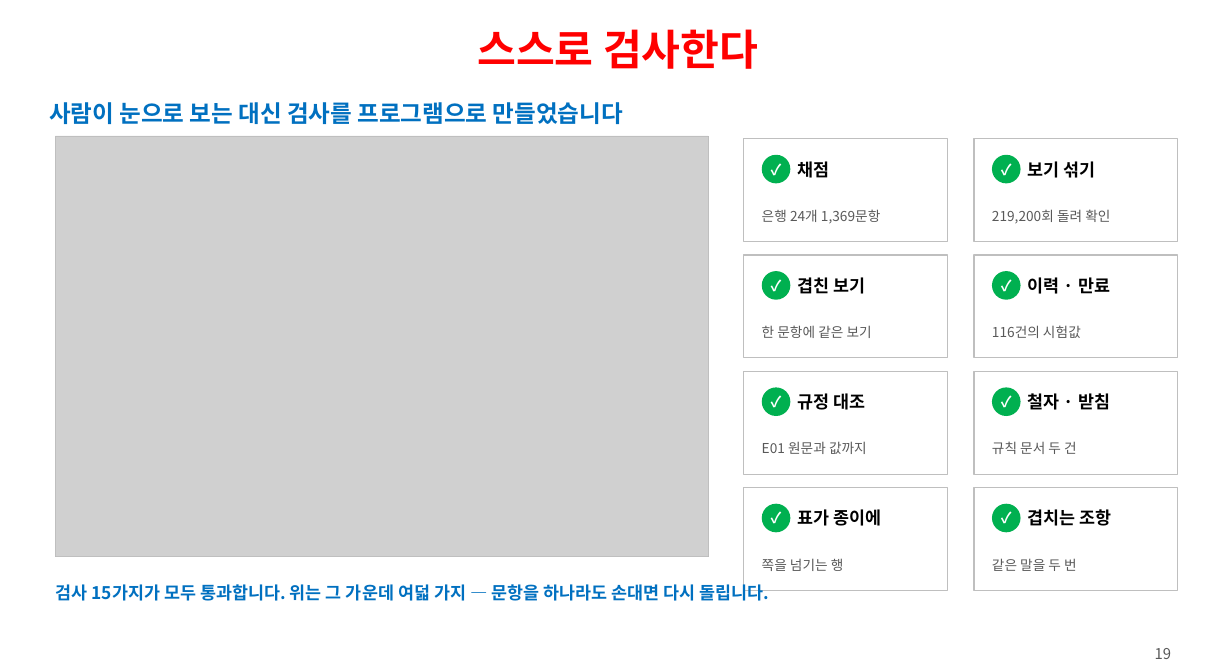
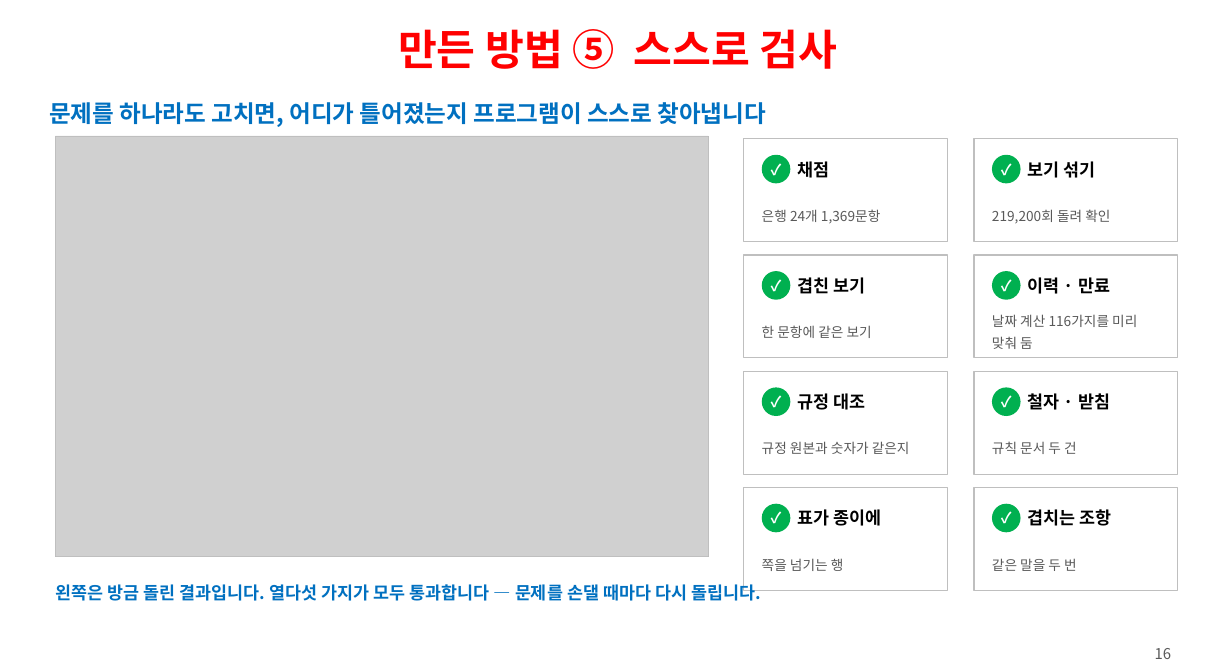
Before and after one commit to ys1277-sys/HIENDT-CBT, a slide deck: slide 16 of docs/발표자료-CBT-2026-08.pptx (slide 19 before the commit). Drawn at 1232x671 pixels with LibreOffice and Linux fonts; fonts in the diff are those of the drawing; grey boxes stand for pictures. Boxes give left, top, right and bottom in pixels: in the first picture for what was removed or moved away, otherwise in the second. Text is boxed around its words. In the diff, an @@ line names an element or a change of style, - is before the commit and + after.

```diff
--- a/docs/발표자료-CBT-2026-08.pptx
+++ b/docs/발표자료-CBT-2026-08.pptx
@@ text at <box>398,29,838,69</box>: text changed @@
-스스로 검사한다
+만든 방법 ⑤ 스스로 검사
@@ text at <box>49,102,765,127</box>: text changed @@
-사람이 눈으로 보는 대신 검사를 프로그램으로 만들었습니다
+문제를 하나라도 고치면, 어디가 틀어졌는지 프로그램이 스스로 찾아냅니다
@@ text at <box>992,314,1137,349</box>: text changed @@
-116건의 시험값
+날짜 계산 116가지를 미리 맞춰 둠
@@ text at <box>762,441,910,454</box>: text changed @@
-E01 원문과 값까지
+규정 원본과 숫자가 같은지
@@ text at <box>55,581,761,601</box>: text changed @@
-검사 15가지가 모두 통과합니다. 위는 그 가운데 여덟 가지 — 문항을 하나라도 손대면 다시 돌립니다.
+왼쪽은 방금 돌린 결과입니다. 열다섯 가지가 모두 통과합니다 — 문제를 손댈 때마다 다시 돌립니다.
@@ text at <box>1155,648,1171,659</box>: text changed @@
-19
+16
```
Also in this commit, not shown: 18 other slides changed, 1 other file.
